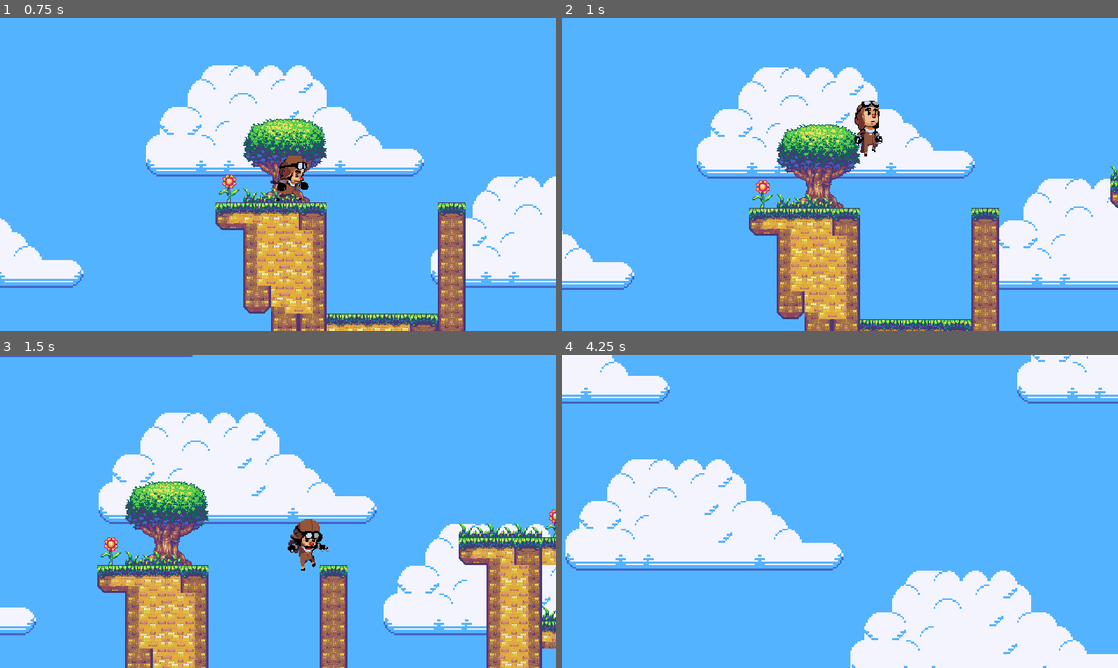
Above: before the commit, frames 1-4 (two rows, left to right).
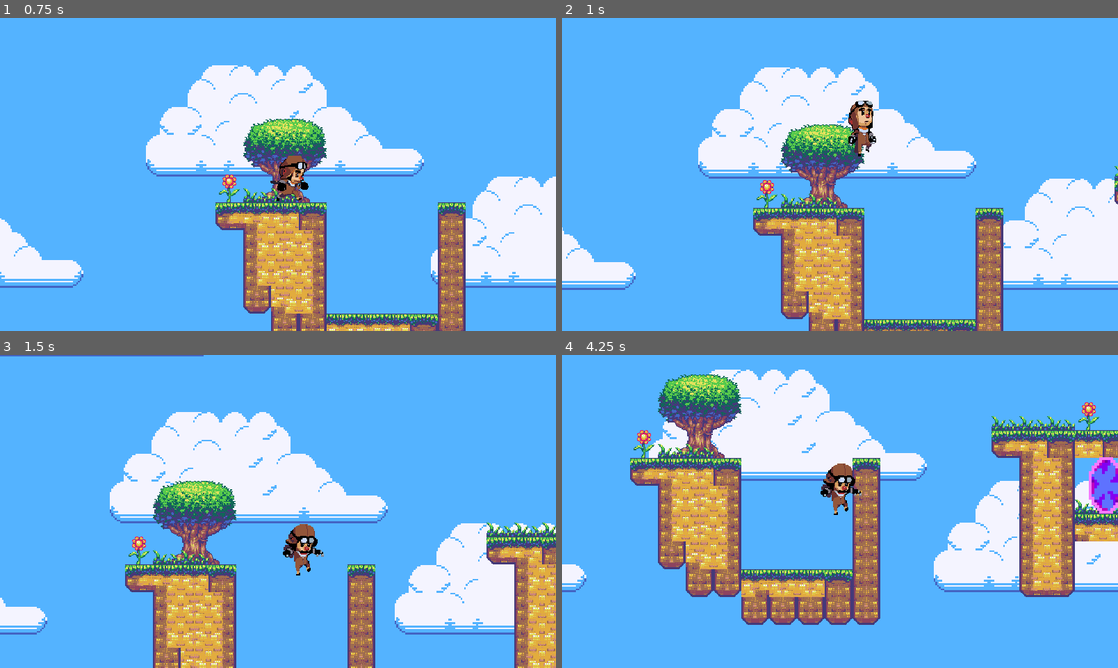
Above: after the commit, the same moments.

Repository: seanlim/zendari
Game: Godot game, scene res://World.tscn
Same seed, same stepped clock (60 frames per second), same inputs: the game is played once before the commit and once after it.
Inputs:
- Up to frame 1 (0.75 s): tap Enter at 0.5 s; hold Right (ui_right) from 0.53 s (still down)
- Up to frame 2 (1 s): keep holding Right (ui_right); tap Up (ui_up) at 0.77 s
- Up to frame 3 (1.5 s): keep holding Right (ui_right)
- Up to frame 4 (4.25 s): tap Up (ui_up) at 1.52, 3.02, 3.77 s; release Right (ui_right) at 2.03 s; hold Left (ui_left) 2.03-2.78 s; hold Right (ui_right) from 2.78 s (still down)

Frame 1 is identical in both runs. In frame 2, 9.5% of the frame differs, in the area x 0-100%, y 15-100%; in frame 3, 23%; in frame 4, 56%, in the area x 0-100%, y 0-100%.

Commit message:
Add shaders

Diff:
--- a/KinematicBody2D.gd
+++ b/KinematicBody2D.gd
@@ -11,12 +11,14 @@
 var doubleJumped = false
 # Rewind
 var rewinding = false
-var recording = false
-
+var recording = true
 var motion_hist = Array()
 
+func _process(delta):
+	var shader = get_node("Shader").get_material()
+	shader.set_shader_param("rewind", rewinding)
+
 func _physics_process(delta):
-	print(motion_hist)
 	if  (rewinding || Input.is_action_pressed("ui_down")) && motion_hist.size() > 0:
 		rewinding = true
 		$Sprite.animation = "fall"
@@ -56,7 +58,7 @@
 				motion.y = JUMP_HEIGHT/ 2 # Double jump
 
 		else:
-			motion.x = lerp(motion.x, 0, 0.1)
+			motion.x = lerp(motion.x, 0, 0.2)
 			$Sprite.animation = "jump" if motion.y < 0 else "fall"
 
 		if recording && motion.abs() > Vector2(0, 20) && !rewinding:
--- /dev/null
+++ b/World.shader
@@ -0,0 +1,11 @@
+shader_type canvas_item;
+uniform bool rewind;
+
+void fragment() {
+	if (rewind){
+		COLOR = vec4(0.4, 0, 0.95, 0.15);
+	}
+	else {
+		COLOR = vec4(0, 0, 0, 0);
+	}
+}
--- a/World.tscn
+++ b/World.tscn
@@ -8,15 +8,17 @@
 [ext_resource path="res://Portal/portal2.png" type="Texture" id=6]
 [ext_resource path="res://Portal/portal3.png" type="Texture" id=7]
 [ext_resource path="res://KinematicBody2D.gd" type="Script" id=8]
-[ext_resource path="res://Player/Idle0.png" type="Texture" id=9]
-[ext_resource path="res://Player/Jump0.png" type="Texture" id=10]
-[ext_resource path="res://Player/Run0.png" type="Texture" id=11]
-[ext_resource path="res://Player/Run1.png" type="Texture" id=12]
-[ext_resource path="res://Player/Run2.png" type="Texture" id=13]
-[ext_resource path="res://Player/Run3.png" type="Texture" id=14]
-[ext_resource path="res://Player/Run4.png" type="Texture" id=15]
-[ext_resource path="res://Player/Run7.png" type="Texture" id=16]
-[ext_resource path="res://Player/Jump3.png" type="Texture" id=17]
+[ext_resource path="res://World.shader" type="Shader" id=9]
+[ext_resource path="res://white.png" type="Texture" id=10]
+[ext_resource path="res://Player/Idle0.png" type="Texture" id=11]
+[ext_resource path="res://Player/Jump0.png" type="Texture" id=12]
+[ext_resource path="res://Player/Run0.png" type="Texture" id=13]
+[ext_resource path="res://Player/Run1.png" type="Texture" id=14]
+[ext_resource path="res://Player/Run2.png" type="Texture" id=15]
+[ext_resource path="res://Player/Run3.png" type="Texture" id=16]
+[ext_resource path="res://Player/Run4.png" type="Texture" id=17]
+[ext_resource path="res://Player/Run7.png" type="Texture" id=18]
+[ext_resource path="res://Player/Jump3.png" type="Texture" id=19]
 
 [sub_resource type="RectangleShape2D" id=1]
 
@@ -33,25 +35,32 @@
 } ]
 _sections_unfolded = [ "Resource" ]
 
+[sub_resource type="ShaderMaterial" id=6]
+
+render_priority = 0
+shader = ExtResource( 9 )
+shader_param/rewind = false
+_sections_unfolded = [ "Resource", "shader_param" ]
+
 [sub_resource type="SpriteFrames" id=3]
 
 animations = [ {
-"frames": [ ExtResource( 9 ) ],
+"frames": [ ExtResource( 11 ) ],
 "loop": true,
 "name": "idle",
 "speed": 5.0
 }, {
-"frames": [ ExtResource( 10 ) ],
+"frames": [ ExtResource( 12 ) ],
 "loop": true,
 "name": "jump",
 "speed": 10.0
 }, {
-"frames": [ ExtResource( 11 ), ExtResource( 12 ), ExtResource( 13 ), ExtResource( 14 ), ExtResource( 15 ), ExtResource( 16 ) ],
+"frames": [ ExtResource( 13 ), ExtResource( 14 ), ExtResource( 15 ), ExtResource( 16 ), ExtResource( 17 ), ExtResource( 18 ) ],
 "loop": true,
 "name": "run",
 "speed": 10.0
 }, {
-"frames": [ ExtResource( 17 ) ],
+"frames": [ ExtResource( 19 ) ],
 "loop": true,
 "name": "fall",
 "speed": 5.0
@@ -552,18 +561,41 @@
 "_edit_group_": true
 }
 
-[node name="Sprite" type="AnimatedSprite" parent="Player" index="0"]
+[node name="Shader" type="TextureRect" parent="Player" index="0"]
+
+material = SubResource( 6 )
+anchor_left = 0.0
+anchor_top = 0.0
+anchor_right = 1.0
+anchor_bottom = 1.0
+margin_left = -416.0
+margin_top = -320.0
+margin_right = 672.0
+margin_bottom = 384.0
+rect_pivot_offset = Vector2( 0, 0 )
+rect_clip_content = false
+mouse_filter = 1
+mouse_default_cursor_shape = 0
+size_flags_horizontal = 1
+size_flags_vertical = 1
+texture = ExtResource( 10 )
+expand = true
+stretch_mode = 0
+_sections_unfolded = [ "Anchor", "Grow Direction", "Margin", "Material" ]
+
+[node name="Sprite" type="AnimatedSprite" parent="Player" index="1"]
 
 frames = SubResource( 3 )
 animation = "run"
+frame = 4
 playing = true
 
-[node name="CollisionShape2D" type="CollisionShape2D" parent="Player" index="1"]
+[node name="CollisionShape2D" type="CollisionShape2D" parent="Player" index="2"]
 
 shape = SubResource( 4 )
 _sections_unfolded = [ "Transform", "Visibility", "Z Index" ]
 
-[node name="Camera2D" type="Camera2D" parent="Player" index="2"]
+[node name="Camera2D" type="Camera2D" parent="Player" index="3"]
 
 anchor_mode = 1
 rotating = false
Binary file added: Tiles/white.png
Not shown, added: Tiles/white.png.import
Not shown: 1 places in World.tscn that only renumber resources
Binary file added: white.png
